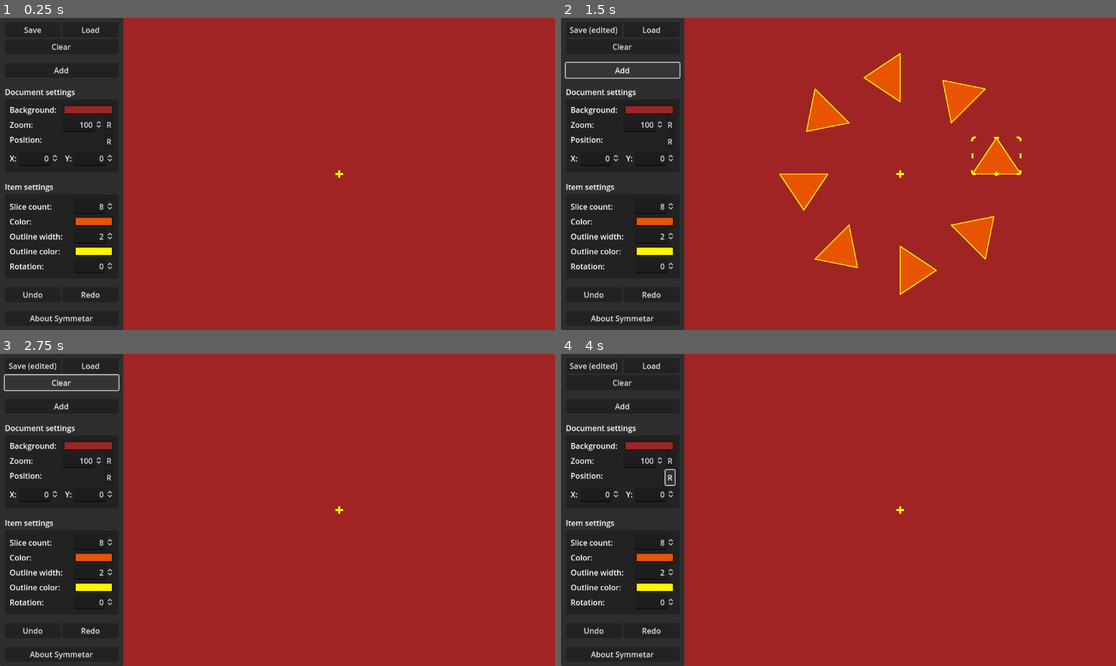
Above: before the commit, frames 1-4 (two rows, left to right).
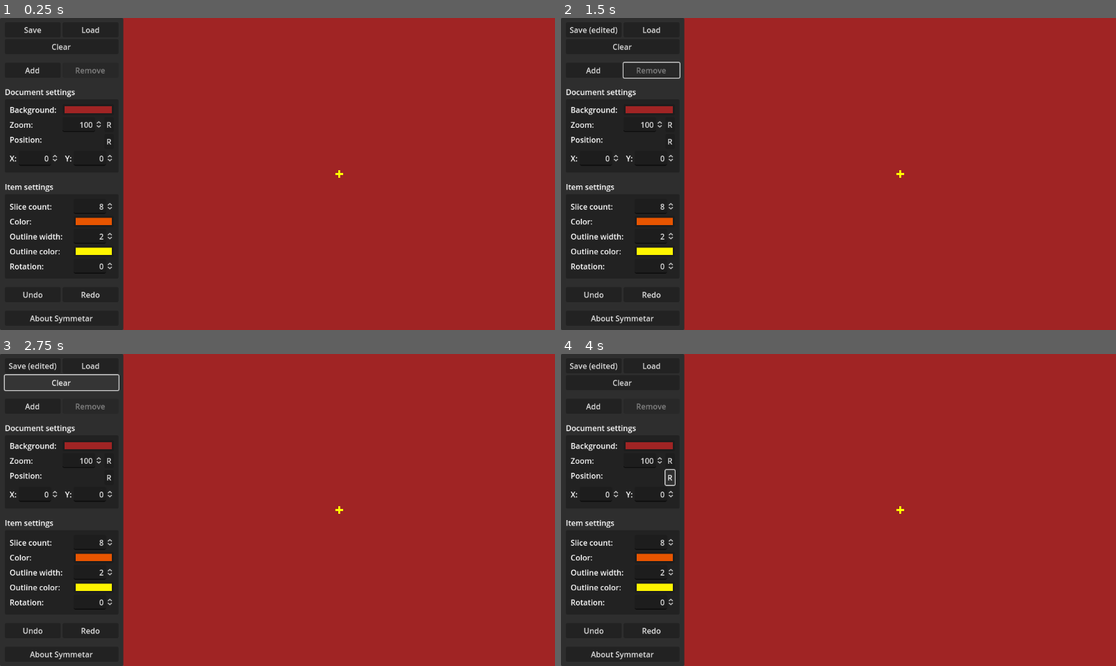
Above: after the commit, the same moments.

Repository: zoeesilcock/symmetar
Game: Godot game, scene res://Main.tscn
Same seed, same stepped clock (60 frames per second), same inputs: the game is played once before the commit and once after it.
Inputs (mouse positions are in pixels of both pictures, inside the frame that each line leads up to):
- Up to frame 1 (0.25 s): no input
- Up to frame 2 (1.5 s): click "Add" at 0.5 s; click (649, 71) at 1.25 s, where only the run after the commit has a clickable "Remove"
- Up to frame 3 (2.75 s): click "Clear" at 2 s
- Up to frame 4 (4 s): click "R" at 2.75 s; click "R" at 3.5 s

The runs differ from the first frame. In frame 1, 0.1% of the frame differs, in the area x 4-19%, y 15-18%; in frame 2, 4.7%, in the area x 0-83%, y 11-89%; in frame 3, 0.1%; in frame 4, 0.1%.

Commit message:
Add a button for removing the selected element

Diff:
--- a/Document/Document.gd
+++ b/Document/Document.gd
@@ -12,7 +12,7 @@
 @export var background : Background
 
 # Internal
-var elements : Array[Node]
+var elements : Array[Element]
 
 # Signals
 signal document_state_replaced
@@ -51,7 +51,7 @@
 	return elements[element_index].get_slice(slice_index)
 
 func add_new_element(element_state : ElementState) -> void:
-	var new_element : Node = element_scene.instantiate()
+	var new_element : Element = element_scene.instantiate()
 	var element_index : int = len(elements)
 
 	elements_node.add_child(new_element)
@@ -68,7 +68,13 @@
 func remove_element(index : int) -> void:
 	elements_node.remove_child(elements[index])
 	elements.remove_at(index)
+	state.elements.remove_at(index)
+
 	_update_element_indexes()
+	undo_manager.register_diff()
+
+	ui_state.set_selection(-1, -1)
+	ui_state.document_is_dirty = true
 
 func clear_elements() -> void:
 	_remove_all_elements()
@@ -106,4 +112,4 @@
 
 func _update_element_indexes() -> void:
 	for element_index : int in len(elements):
-		elements[element_index].index = element_index
+		elements[element_index].set_index(element_index)
--- a/Element/Element.gd
+++ b/Element/Element.gd
@@ -33,6 +33,12 @@
 	_instantiate_slices()
 	_update_slice_positions()
 	_update_slice_rotations()
+
+func set_index(index : int) -> void:
+	state.index = index
+
+	for slice : Slice in slices:
+		slice.element_index = index
 
 func get_slice(index : int) -> Slice:
 	return slices[index]
--- a/Element/Element.tscn
+++ b/Element/Element.tscn
@@ -14,6 +14,8 @@
 slice_scale = Vector2(0, 0)
 slice_pivot = Vector2(0, 0)
 slice_color = Color(0, 0, 0, 1)
+slice_outline_width = 0.0
+slice_outline_color = Color(0, 0, 0, 1)
 
 [node name="Element" type="Node2D" node_paths=PackedStringArray("slices_node")]
 script = ExtResource("1_0qwk2")
--- a/UI/UI.gd
+++ b/UI/UI.gd
@@ -6,6 +6,7 @@
 @export var ui_state : UIState
 @export var save_button : Button
 @export var file_dialog : FileDialog
+@export var remove_button : Button
 @export var background_color_input : ColorPickerButton
 @export var zoom_input : SpinBox
 @export var position_x_input : SpinBox
@@ -128,6 +129,7 @@
 	position_y_input.set_value_no_signal(world.document.state.pan_position.y)
 
 func _on_selection_changed() -> void:
+	print(ui_state.selected_element_index)
 	if ui_state.selected_element_index >= 0:
 		if current_element_state == null or current_element_index != ui_state.selected_element_index:
 			current_element_state = world.document.get_element_state(ui_state.selected_element_index)
@@ -138,10 +140,14 @@
 
 		if current_slice == null or current_slice_index != ui_state.selected_slice_index:
 			current_slice = world.document.get_slice(ui_state.selected_element_index, ui_state.selected_slice_index)
+
+		remove_button.disabled = false
 	elif current_element_state != null:
 		current_element_state.slice_rotation_changed.disconnect(_on_slice_rotation_state_changed)
 		current_element_state = null
 		current_slice = null
+
+		remove_button.disabled = true
 
 	_update_edit_form()
 
@@ -188,6 +194,10 @@
 	world.document.add_new_element(element_state)
 	world.undo_manager.register_diff()
 
+func _on_remove_button_pressed() -> void:
+	if ui_state.selected_element_index >= 0:
+		world.document.remove_element(ui_state.selected_element_index)
+
 func _on_clear_button_pressed() -> void:
 	world.document.clear_elements()
 	world.undo_manager.register_diff()
--- a/UI/UI.tscn
+++ b/UI/UI.tscn
@@ -7,7 +7,7 @@
 
 [sub_resource type="Theme" id="Theme_uuqi3"]
 
-[node name="UI" type="Control" node_paths=PackedStringArray("save_button", "file_dialog", "background_color_input", "zoom_input", " …(179 unchanged characters)…
+[node name="UI" type="Control" node_paths=PackedStringArray("save_button", "file_dialog", "remove_button", "background_color_input", "zoom_input", " …(179 unchanged characters)…
 layout_mode = 3
 anchors_preset = 9
 anchor_bottom = 1.0
@@ -17,6 +17,7 @@
 ui_state = ExtResource("2_ot8s7")
 save_button = NodePath("Panel/MarginContainer/VBoxContainer/HBoxContainer/SaveButton")
 file_dialog = NodePath("FileDialog")
+remove_button = NodePath("Panel/MarginContainer/VBoxContainer/HBoxContainer2/RemoveButton")
 background_color_input = NodePath("Panel/MarginContainer/VBoxContainer/EditDocumentContainer/MarginContainer/VBoxContainer/GridContainer/BackgroundColorPickerButton")
 zoom_input = NodePath("Panel/MarginContainer/VBoxContainer/EditDocumentContainer/MarginContainer/VBoxContainer/GridContainer/ZoomInputContainer/ZoomInput")
 position_x_input = NodePath("Panel/MarginContainer/VBoxContainer/EditDocumentContainer/MarginContainer/VBoxContainer/GridContainer/XContainer/XInput")
@@ -70,9 +71,19 @@
 custom_minimum_size = Vector2(0, 10)
 layout_mode = 2
 
-[node name="AddButton" type="Button" parent="Panel/MarginContainer/VBoxContainer"]
-layout_mode = 2
+[node name="HBoxContainer2" type="HBoxContainer" parent="Panel/MarginContainer/VBoxContainer"]
+layout_mode = 2
+
+[node name="AddButton" type="Button" parent="Panel/MarginContainer/VBoxContainer/HBoxContainer2"]
+layout_mode = 2
+size_flags_horizontal = 3
 text = "Add"
+
+[node name="RemoveButton" type="Button" parent="Panel/MarginContainer/VBoxContainer/HBoxContainer2"]
+layout_mode = 2
+size_flags_horizontal = 3
+disabled = true
+text = "Remove"
 
 [node name="Space2" type="Control" parent="Panel/MarginContainer/VBoxContainer"]
 custom_minimum_size = Vector2(0, 10)
@@ -292,7 +303,8 @@
 [connection signal="pressed" from="Panel/MarginContainer/VBoxContainer/HBoxContainer/SaveButton" to="." method="_on_save_button_pressed"]
 [connection signal="pressed" from="Panel/MarginContainer/VBoxContainer/HBoxContainer/LoadButton" to="." method="_on_load_button_pressed"]
 [connection signal="pressed" from="Panel/MarginContainer/VBoxContainer/ClearButton" to="." method="_on_clear_button_pressed"]
-[connection signal="pressed" from="Panel/MarginContainer/VBoxContainer/AddButton" to="." method="_on_add_button_pressed"]
+[connection signal="pressed" from="Panel/MarginContainer/VBoxContainer/HBoxContainer2/AddButton" to="." method="_on_add_button_pressed"]
+[connection signal="pressed" from="Panel/MarginContainer/VBoxContainer/HBoxContainer2/RemoveButton" to="." method="_on_remove_button_pressed"]
 [connection signal="value_changed" from="Panel/MarginContainer/VBoxContainer/EditDocumentContainer/MarginContainer/VBoxContainer/GridContainer/ZoomInputContainer/ZoomInput" to="." method="_on_zoom_changed"]
 [connection signal="pressed" from="Panel/MarginContainer/VBoxContainer/EditDocumentContainer/MarginContainer/VBoxContainer/GridContainer/ZoomInputContainer/ResetZoomButton" to="." method="_on_reset_zoom_button_pressed"]
 [connection signal="pressed" from="Panel/MarginContainer/VBoxContainer/EditDocumentContainer/MarginContainer/VBoxContainer/GridContainer/PositionResetContainer/ResetPositionButton" to="." method="_on_reset_position_button_pressed"]
